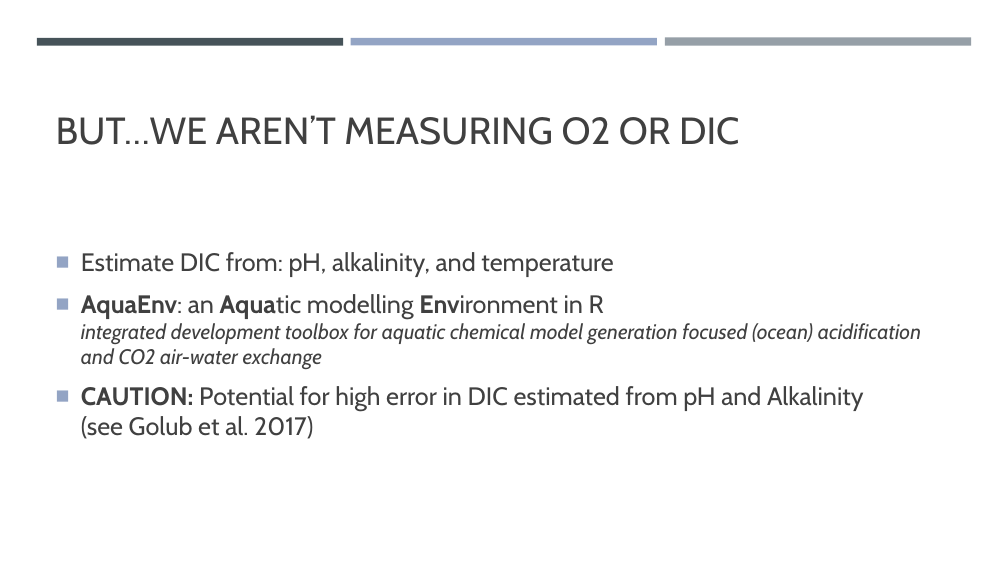
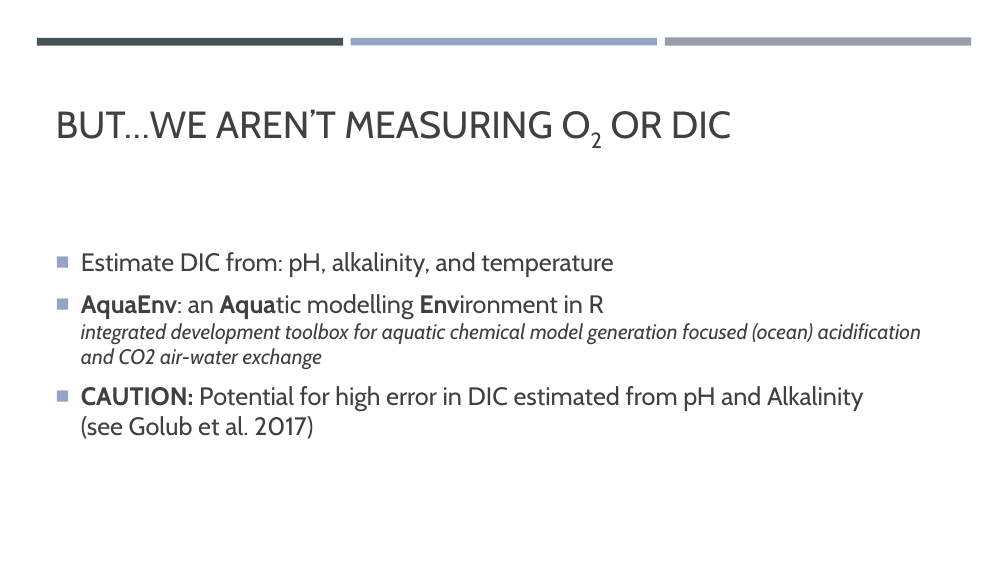
Before and after one commit to CFL-UWMadison/ASW, a slide deck: slide 4 of presentations/lake_metabolism.pptx. Drawn at 1008x567 pixels with LibreOffice and Linux fonts; fonts in the diff are those of the drawing. Boxes give left, top, right and bottom in pixels: in the first picture for what was removed or moved away, otherwise in the second. Text is boxed around its words. In the diff, an @@ line names an element or a change of style, - is before the commit and + after.

```diff
--- a/presentations/lake_metabolism.pptx
+++ b/presentations/lake_metabolism.pptx
@@ title "BUT…WE AREN’T MEASURING O2 OR ..." at <box>56,109,731,139</box>: now subscript in "O2" @@
```
Also in this commit, not shown: 1 other file.
